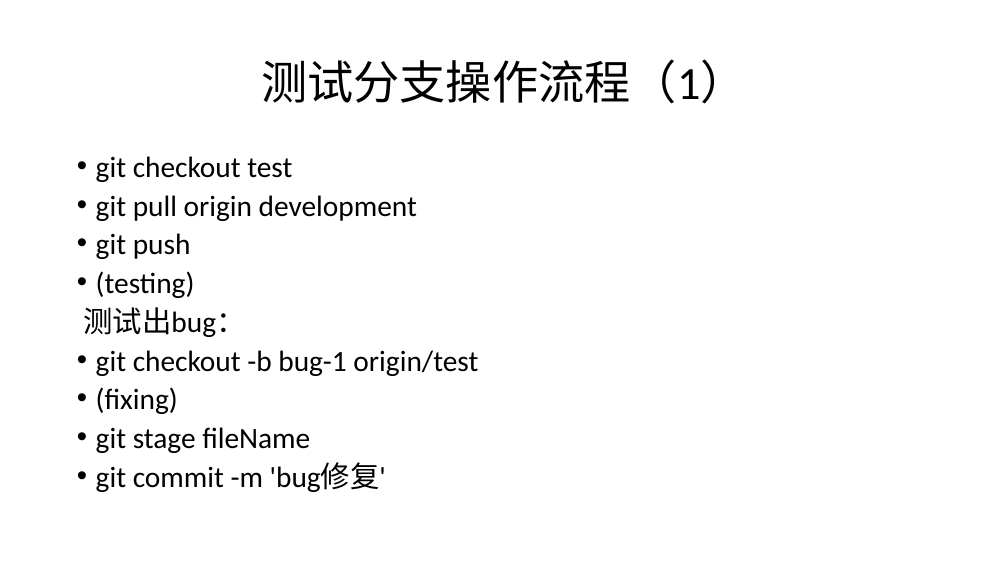
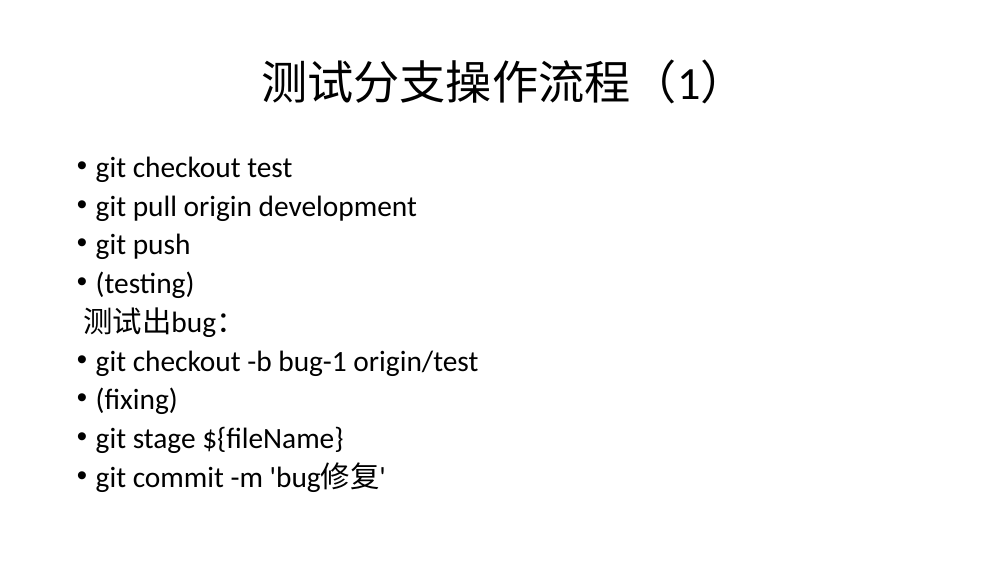
Before and after one commit to ruhuansanmei/gituse, a slide deck: slide 7 of gitUsage.pptx. Drawn at 1008x567 pixels with LibreOffice and Linux fonts; fonts in the diff are those of the drawing. Boxes give left, top, right and bottom in pixels: in the first picture for what was removed or moved away, otherwise in the second. Text is boxed around its words. In the diff, an @@ line names an element or a change of style, - is before the commit and + after.

Commit message:
添加一些特殊操作

```diff
--- a/gitUsage.pptx
+++ b/gitUsage.pptx
@@ text at [96,426,343,453]: text changed @@
-• git stage fileName
+• git stage ${fileName}
```
Also in this commit, not shown: 1 slide added.
